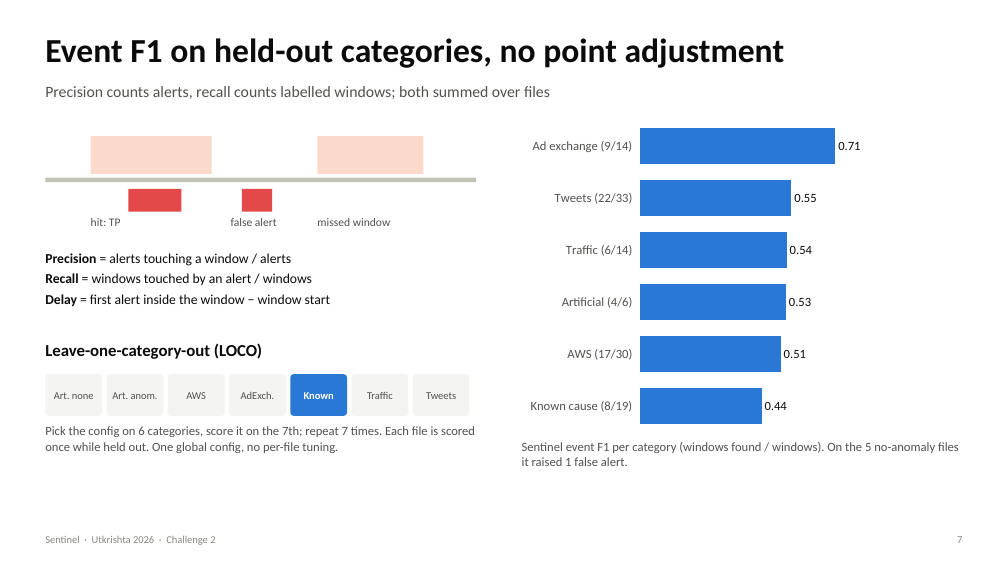
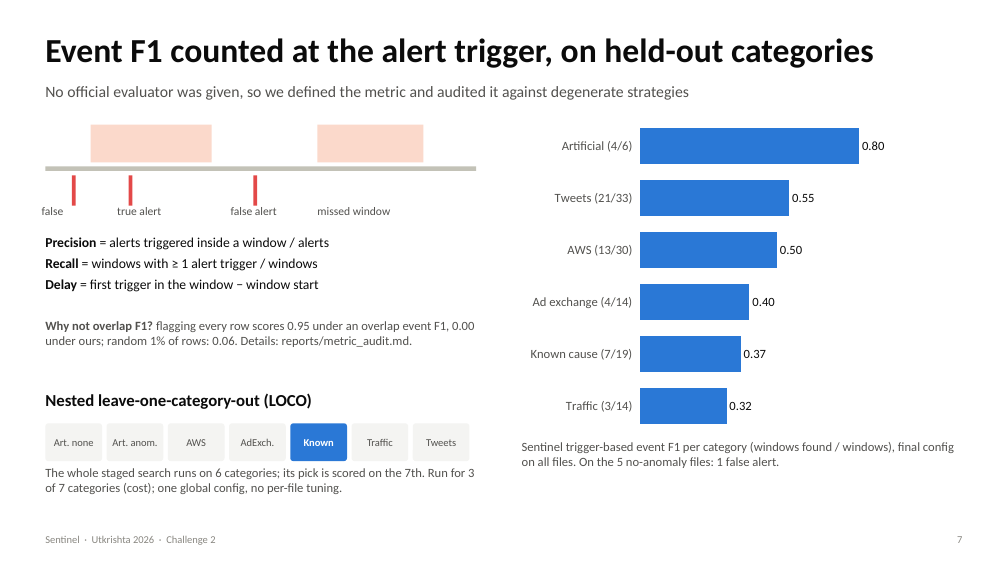
Before and after one commit to KumarranMahesh/sentinel, a slide deck: slide 7 of slides/Sentinel_Challenge2.pptx. Drawn at 1008x567 pixels with LibreOffice and Linux fonts; fonts in the diff are those of the drawing. Boxes give left, top, right and bottom in pixels: in the first picture for what was removed or moved away, otherwise in the second. Text is boxed around its words. In the diff, an @@ line names an element or a change of style, - is before the commit and + after.

```diff
--- a/slides/Sentinel_Challenge2.pptx
+++ b/slides/Sentinel_Challenge2.pptx
@@ text at [45,38,874,68]: text changed @@
-Event F1 on held-out categories, no point adjustment
+Event F1 counted at the alert trigger, on held-out categories
@@ text at [45,86,689,100]: text changed @@
-Precision counts alerts, recall counts labelled windows; both summed over files
+No official evaluator was given, so we defined the metric and audited it against degenerate strategies
@@ bar chart at [522,113,964,439] @@
-categories: Ad exchange (9/14), Tweets (22/33), Traffic (6/14), Artificial (4/6), AWS (17/30), Known cause (8/19)
+categories: Artificial (4/6), Tweets (21/33), AWS (13/30), Ad exchange (4/14), Known cause (7/19), Traffic (3/14)
-Series 1: 0.71, 0.55, 0.54, 0.53, 0.51, 0.44
+Series 1: 0.8, 0.55, 0.5, 0.4, 0.37, 0.32
@@ 3 rectangles, 2 texts: place and size @@
-3 rectangles, 2 texts at [45,136,476,226]
+3 rectangles, 2 texts at [45,125,476,215]
@@ rectangle added at [72,175,76,206], fill #E34948 @@
@@ rectangle: place and size @@
-rectangle at [129,189,181,212]
+rectangle at [129,175,132,206]
@@ rectangle: place and size @@
-rectangle at [242,189,272,212]
+rectangle at [253,175,257,206]
@@ text added at [42,207,64,215], 11 pt, text #52514E @@
+false
@@ text added at [117,207,161,215], 11 pt, text #52514E @@
+true alert
@@ text at [45,237,329,292]: text changed @@
-Precision = alerts touching a window / alerts
-Recall = windows touched by an alert / windows
-Delay = first alert inside the window − window start
+Precision = alerts triggered inside a window / alerts
+Recall = windows with ≥ 1 alert trigger / windows
+Delay = first trigger in the window − window start
@@ text removed at [91,218,121,226] @@
-hit: TP
@@ text added at [45,321,474,347], 12 pt, text #52514E @@
+Why not overlap F1? flagging every row scores 0.95 under an overlap event F1, 0.00 under ours; random 1% of rows: 0.06. Details: reports/metric_audit.md.
@@ text at [45,393,312,409]: text changed @@
-Leave-one-category-out (LOCO)
+Nested leave-one-category-out (LOCO)
@@ rounded rectangle "Art. none": place and size @@
-rounded rectangle "Art. none" at [45,374,102,416]
+rounded rectangle "Art. none" at [45,423,102,461]
@@ rounded rectangle "Art. anom.": place and size @@
-rounded rectangle "Art. anom." at [107,374,163,416]
+rounded rectangle "Art. anom." at [107,423,163,461]
@@ rounded rectangle "AWS": place and size @@
-rounded rectangle "AWS" at [168,374,225,416]
+rounded rectangle "AWS" at [168,423,225,461]
@@ rounded rectangle "AdExch.": place and size @@
-rounded rectangle "AdExch." at [229,374,286,416]
+rounded rectangle "AdExch." at [229,423,286,461]
@@ rounded rectangle "Known": place and size @@
-rounded rectangle "Known" at [290,374,347,416]
+rounded rectangle "Known" at [290,423,347,461]
@@ rounded rectangle "Traffic": place and size @@
-rounded rectangle "Traffic" at [352,374,408,416]
+rounded rectangle "Traffic" at [352,423,408,461]
@@ rounded rectangle "Tweets": place and size @@
-rounded rectangle "Tweets" at [413,374,470,416]
+rounded rectangle "Tweets" at [413,423,470,461]
@@ text at [522,442,954,468]: text changed @@
-Sentinel event F1 per category (windows found / windows). On the 5 no-anomaly files it raised 1 false alert.
+Sentinel trigger-based event F1 per category (windows found / windows), final config on all files. On the 5 no-anomaly files: 1 false alert.
@@ text at [45,468,474,494]: text changed @@
-Pick the config on 6 categories, score it on the 7th; repeat 7 times. Each file is scored once while held out. One global config, no per-file tuning.
+The whole staged search runs on 6 categories; its pick is scored on the 7th. Run for 3 of 7 categories (cost); one global config, no per-file tuning.
```
Also in this commit, not shown: 9 other slides changed, 14 other files.
